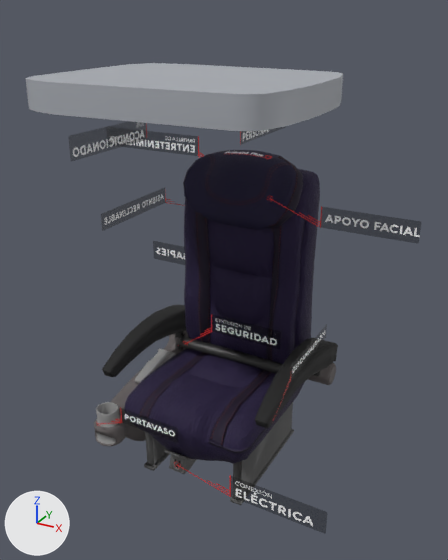
What one commit did to the glTF model models/asiento.gltf.
Before and after are seen from a 50 mm camera at (0.994, -1.635, 1.648) aimed at (0.04, 0.1, 0.781). Arrows for +X, +Y and +Z are at lower left; the lights stay in place. Where no turn or scale is listed for an object, it has been applied to the vertices.

Names of what the first picture shows: 'Base_exterior', 'Butaca_2', 'Cinturon', 'DescansaBrazos', 'IzqPata', 'Lateral', 'apoyo', 'cinturon', 'conexion', 'pantalla', 'respaldo', 'respaldo.001', 'respaldo.002'.
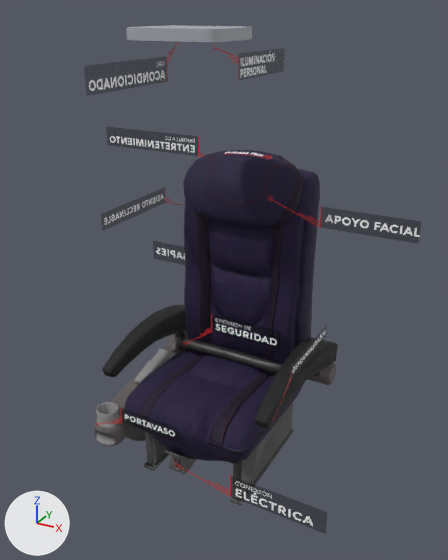
Commit message: escala del aire

ob_ventiladores is not drawn itself; it is the parent of ob_base_exterior, ob_base_interior, ob_botones, ob_foco, ob_foco_2, ob_luz_perimetral, ob_ventilación, ob_ventilación_2.

The change in detail:
Object 'respaldo' (ob_respaldo) moves from (0.158, 0.076, 1.335) to (0.1, 0.17, 1.503).
Object 'Ventiladores' (ob_ventiladores) moves from (-0.00647, -0.0117, 1.424) to (-0.00647, -0.0117, 1.581).
Object 'Ventiladores' (ob_ventiladores) is rescaled from (0.00347, 0.00347, 0.00347) to (0.00134, 0.00134, 0.00134).
Object 'respaldo.002' (ob_respaldo_002) moves from (-0.202, -0.1, 1.328) to (-0.072, -0.161, 1.519).

Pixel boxes (x1, y1, x2, y2) of what changed, in the pictures (448 x 560 px):
'Base_exterior', moved, rescaled (60% narrower, 74% shorter): before (26, 63, 343, 131); after (126, 25, 252, 42)
'respaldo.002', moved: before (68, 121, 147, 161); after (84, 42, 179, 96)
'respaldo', moved: before (240, 126, 286, 145); after (213, 44, 284, 80)
